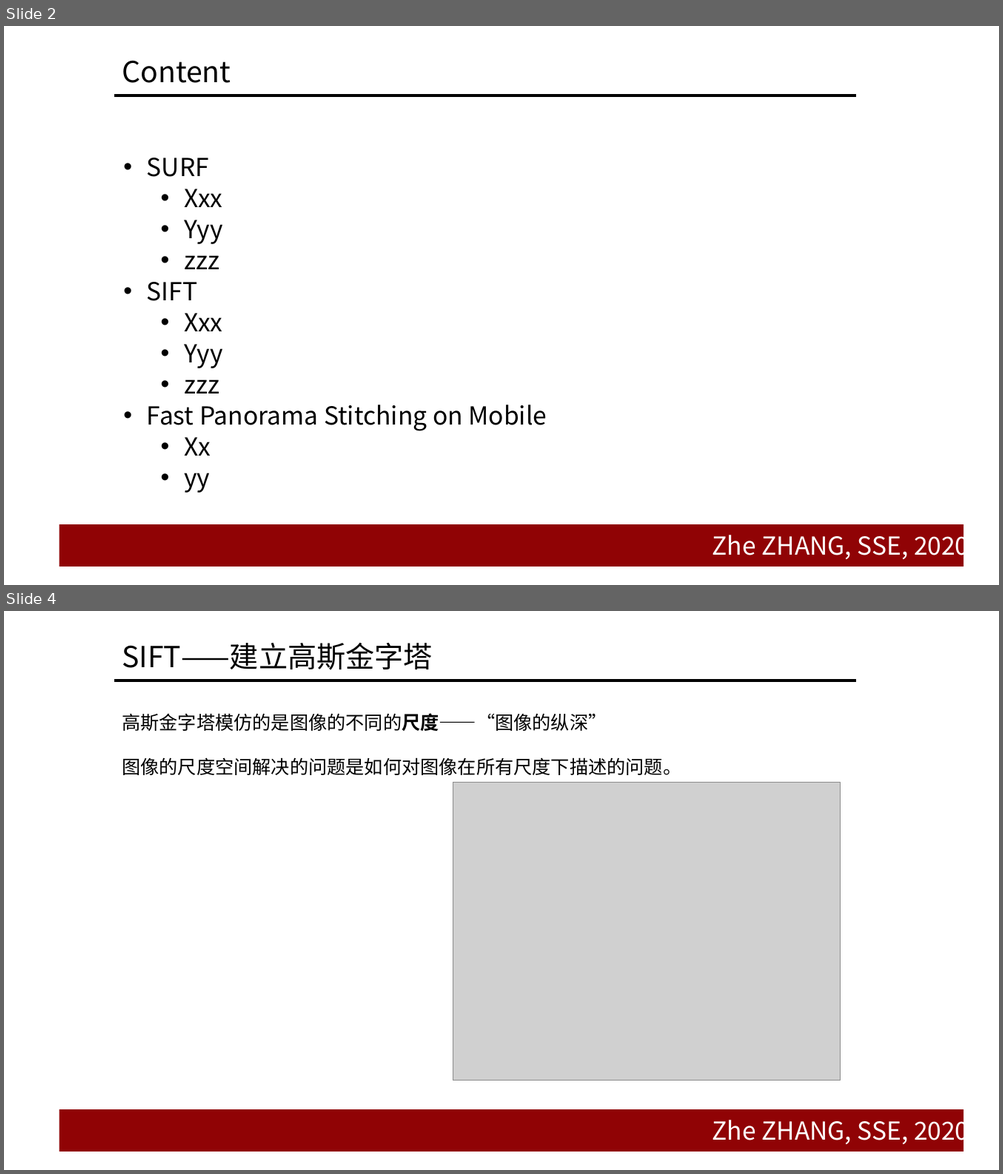
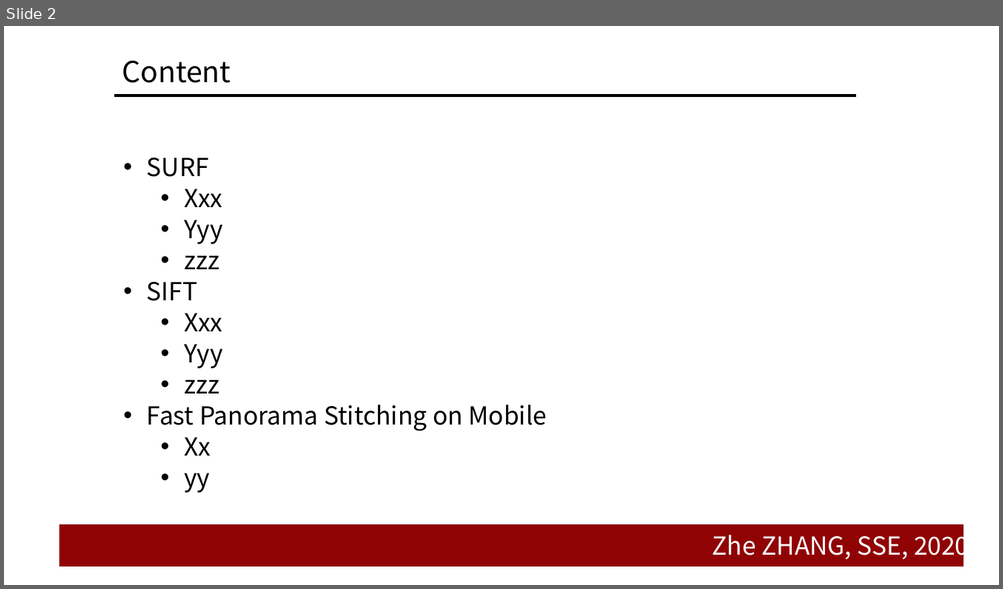
Before and after one commit to doubleZ0108/Panorama-Stitching, a slide deck: Panorama-Stitching-base-on-SIFT/pre/SIFT.pptx. Shown one above the other, each under a label of ours: slides 2 and 4 before the commit, slide 2 after it; the slides between them are not shown. The pictures are 1003x1174 and 1003x589 pixels, drawn with LibreOffice and Linux fonts; fonts in the diff are those of the drawing; grey boxes stand for pictures; background and template pictures are left out. Boxes give left, top, right and bottom in pixels: in the first picture for what was removed or moved away, otherwise in the second. Text is boxed around its words. In the diff, an @@ line names an element or a change of style, - is before the commit and + after.

```diff
--- a/Panorama-Stitching-base-on-SIFT/pre/SIFT.pptx
+++ b/Panorama-Stitching-base-on-SIFT/pre/SIFT.pptx
@@ slide 4 removed at [4,611,999,1170], background #FFFFFF; not listed: 3 template elements that a slide beside it also shows @@
@@ title removed at [122,643,433,670] @@
-SIFT——建立高斯金字塔
@@ text removed at [122,713,606,731] @@
-高斯金字塔模仿的是图像的不同的尺度——“图像的纵深”
@@ text removed at [122,758,681,775] @@
-图像的尺度空间解决的问题是如何对图像在所有尺度下描述的问题。
@@ picture removed at [452,782,839,1080] @@
```
Also in this commit, not shown: 10 slides added, 8 other slides removed.
